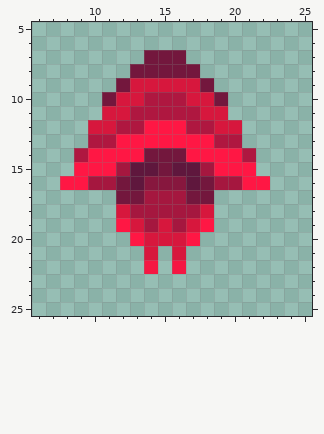
A pixel-art sprite gets an edit: sprites/units/small-flesh-segment3.png. The picture above is the old version.
The file is 32x32 pixels. Shown: x 6..25, y 5..25.
And afterwards:
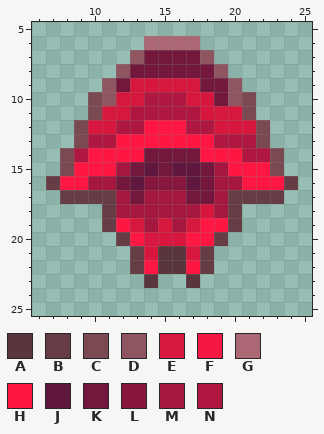
Palette (. is transparent): A #59363d  B #663d45  C #7a4952  D #8f5661  E #d7173d  F #f51743  G #ab6774  H #ff1744  J #5f173d  K #73173d  L #87173e  M #a5173f  N #af1740
From old to new:
{"y":6,"x":14,"old":"....","new":"GGGG"}
{"y":7,"x":13,"old":".","new":"D"}
{"y":7,"x":17,"old":"..","new":"KD"}
{"y":8,"x":12,"old":".","new":"D"}
{"y":8,"x":18,"old":"..","new":"KD"}
{"y":9,"x":11,"old":".","new":"D"}
{"y":9,"x":19,"old":"..","new":"KD"}
{"y":10,"x":10,"old":".K","new":"CD"}
{"y":10,"x":20,"old":"..","new":"DC"}
{"y":11,"x":10,"old":".","new":"C"}
{"y":11,"x":20,"old":"..","new":"EC"}
{"y":12,"x":9,"old":".","new":"C"}
{"y":12,"x":21,"old":"..","new":"EC"}
{"y":13,"x":9,"old":".","new":"C"}
{"y":13,"x":21,"old":"..","new":"NC"}
{"y":14,"x":8,"old":".","new":"C"}
{"y":14,"x":17,"old":"H","new":"K"}
{"y":14,"x":22,"old":"..","new":"NC"}
{"y":15,"x":8,"old":".","new":"C"}
{"y":15,"x":13,"old":"J","new":"K"}
{"y":15,"x":18,"old":"MH","new":"KM"}
{"y":15,"x":22,"old":"..","new":"HC"}
{"y":16,"x":7,"old":".","new":"B"}
{"y":16,"x":23,"old":"..","new":"HB"}
{"y":17,"x":8,"old":"....K","new":"BBBBM"}
{"y":17,"x":19,"old":".....","new":"MBBBB"}
{"y":18,"x":11,"old":".E","new":"BM"}
{"y":18,"x":19,"old":"..","new":"MB"}
{"y":19,"x":11,"old":".","new":"B"}
{"y":19,"x":19,"old":"..","new":"HB"}
{"y":20,"x":12,"old":".","new":"B"}
{"y":20,"x":18,"old":"..","new":"HB"}
{"y":21,"x":13,"old":".","new":"B"}
{"y":21,"x":15,"old":".E..","new":"AAEB"}
{"y":22,"x":13,"old":".F.F..","new":"BHAAHB"}
{"y":23,"x":14,"old":".","new":"A"}
{"y":23,"x":17,"old":".","new":"A"}
{"label":"changed","picture_box":[46,36,298,288]}
